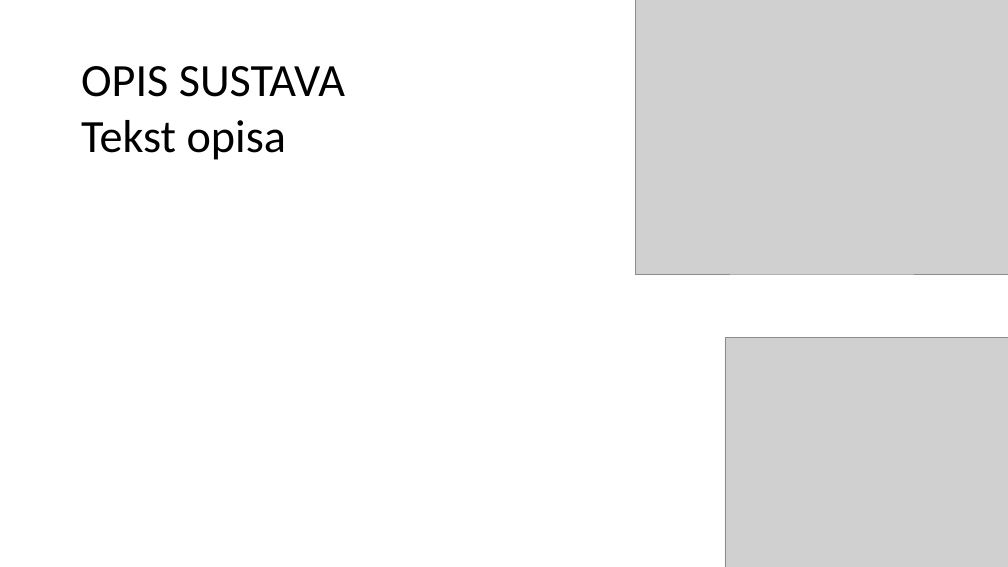
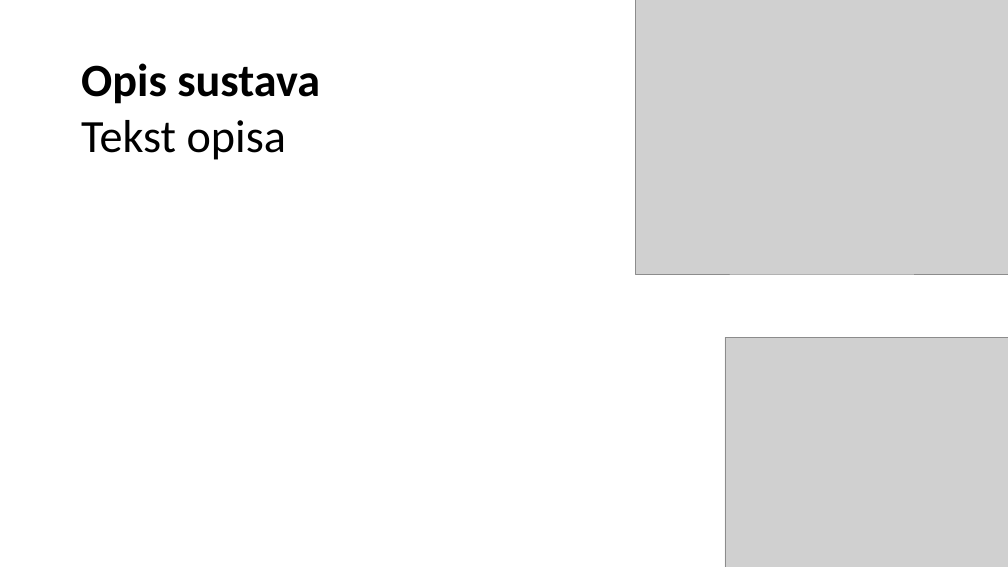
Before and after one commit to MarijanaOmazic/Prezentacija, a slide deck: slide 2 of Blood_register.pptx. Drawn at 1008x567 pixels with LibreOffice and Linux fonts; fonts in the diff are those of the drawing; grey boxes stand for pictures; background and template pictures are left out. Boxes give left, top, right and bottom in pixels: in the first picture for what was removed or moved away, otherwise in the second. Text is boxed around its words. In the diff, an @@ line names an element or a change of style, - is before the commit and + after.

```diff
--- a/Blood_register.pptx
+++ b/Blood_register.pptx
@@ text at (x1=81, y1=63, x2=320, y2=104): text changed; bold on @@
-OPIS SUSTAVA
+Opis sustava
```
Also in this commit, not shown: 9 other slides changed, 4 slides added.
